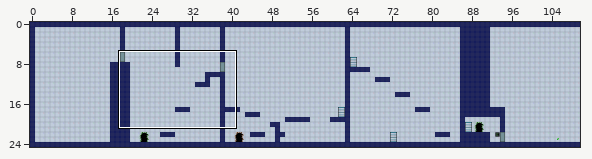
One commit to this Tiled map: Levels/level1 4.tmx. Above: a wide view before the commit, with the close-up outlined.
Close-up. The starting point:
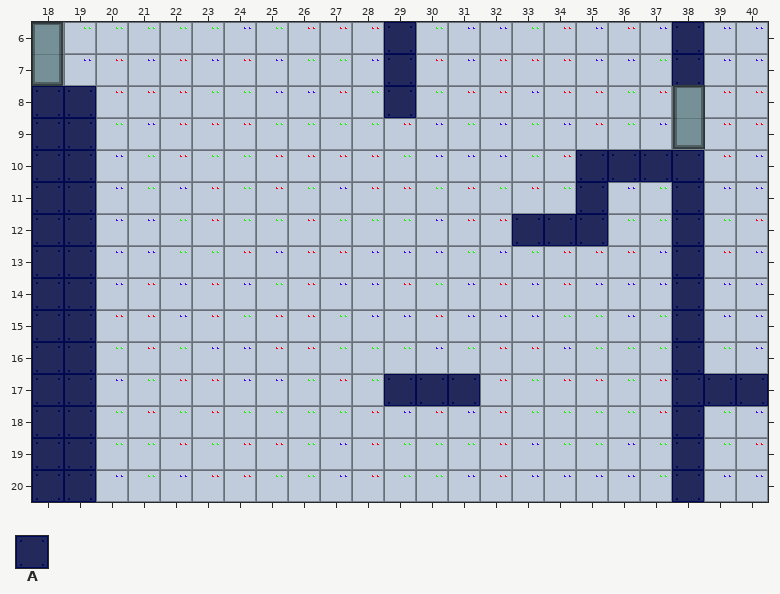
Cells are 32x32 px. Shown: x 18..40, y 6..20.
Key: from "tileset": A 4.
_ is an empty cell.
Layers that did not change in this view are not listed.
Layer "Tile Layer 1" before, first column x 18:
 6 ___________A________A__
 7 ___________A________A__
 8 AA_________A___________
 9 AA_____________________
10 AA_______________AAAA__
11 AA_______________A__A__
12 AA_____________AAA__A__
13 AA__________________A__
14 AA__________________A__
15 AA__________________A__
16 AA__________________A__
17 AA_________AAA______AAA
18 AA__________________A__
19 AA__________________A__
20 AA__________________A__
The result:
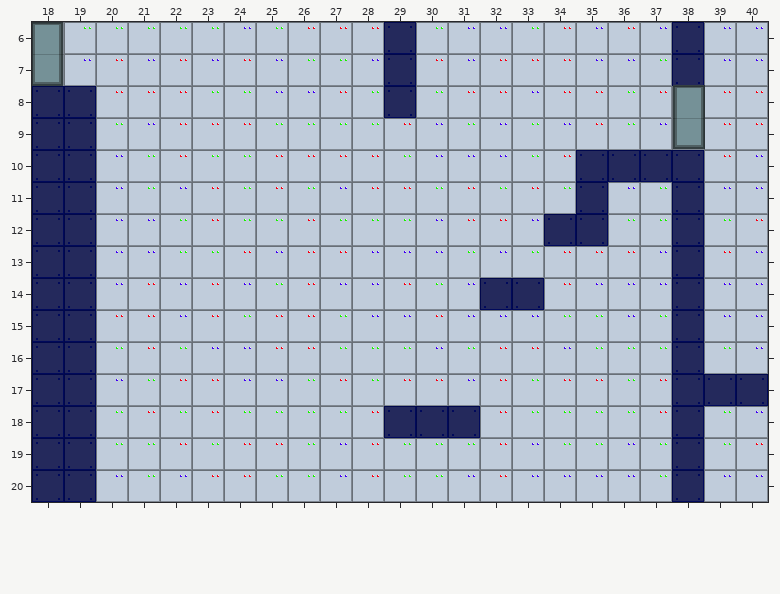
What changed:
{"where": "layer \"Tile Layer 1\""}
{"y":12,"x":33,"old":"A","new":"_"}
{"y":14,"x":32,"old":"__","new":"AA"}
{"y":17,"x":29,"old":"AAA","new":"___"}
{"y":18,"x":29,"old":"___","new":"AAA"}
{"label":"removed","picture_box":[512,214,544,246]}
{"label":"added","picture_box":[480,278,544,310]}
{"label":"changed","picture_box":[384,374,480,438]}
